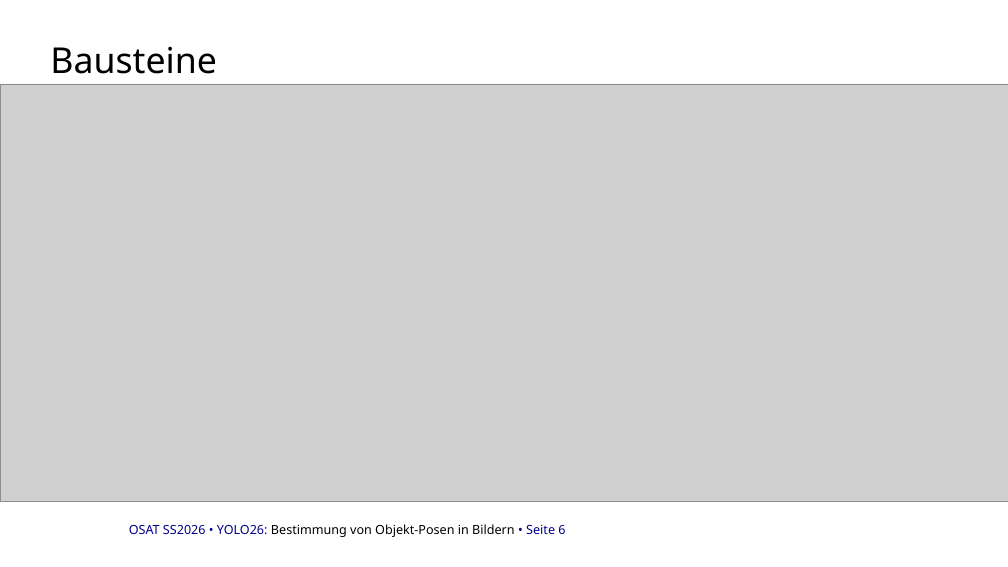
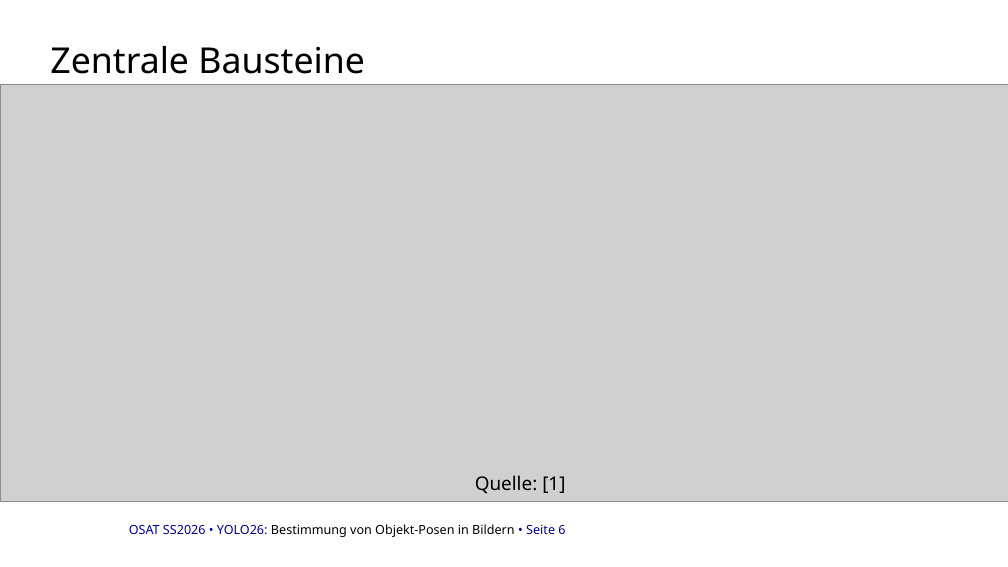
Before and after one commit to danhcon123/yolo_pose_estimation, a slide deck: slide 6 of docu/Verteidigung.pptx. Drawn at 1008x567 pixels with LibreOffice and Linux fonts; fonts in the diff are those of the drawing; grey boxes stand for pictures; background and template pictures are left out. Boxes give left, top, right and bottom in pixels: in the first picture for what was removed or moved away, otherwise in the second. Text is boxed around its words. In the diff, an @@ line names an element or a change of style, - is before the commit and + after.

```diff
--- a/docu/Verteidigung.pptx
+++ b/docu/Verteidigung.pptx
@@ title at (x1=50, y1=46, x2=365, y2=74): text changed @@
-Bausteine
+Zentrale Bausteine
@@ text added at (x1=475, y1=475, x2=565, y2=494), 18 pt, text #000000 @@
+Quelle: [1]
```
Also in this commit, not shown: 2 other slides changed, 1 other file.
